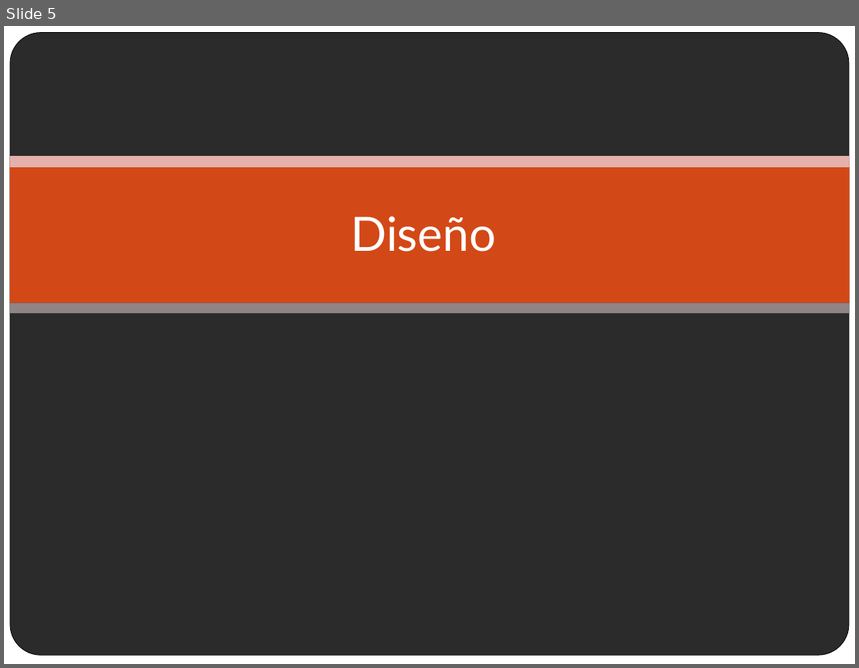
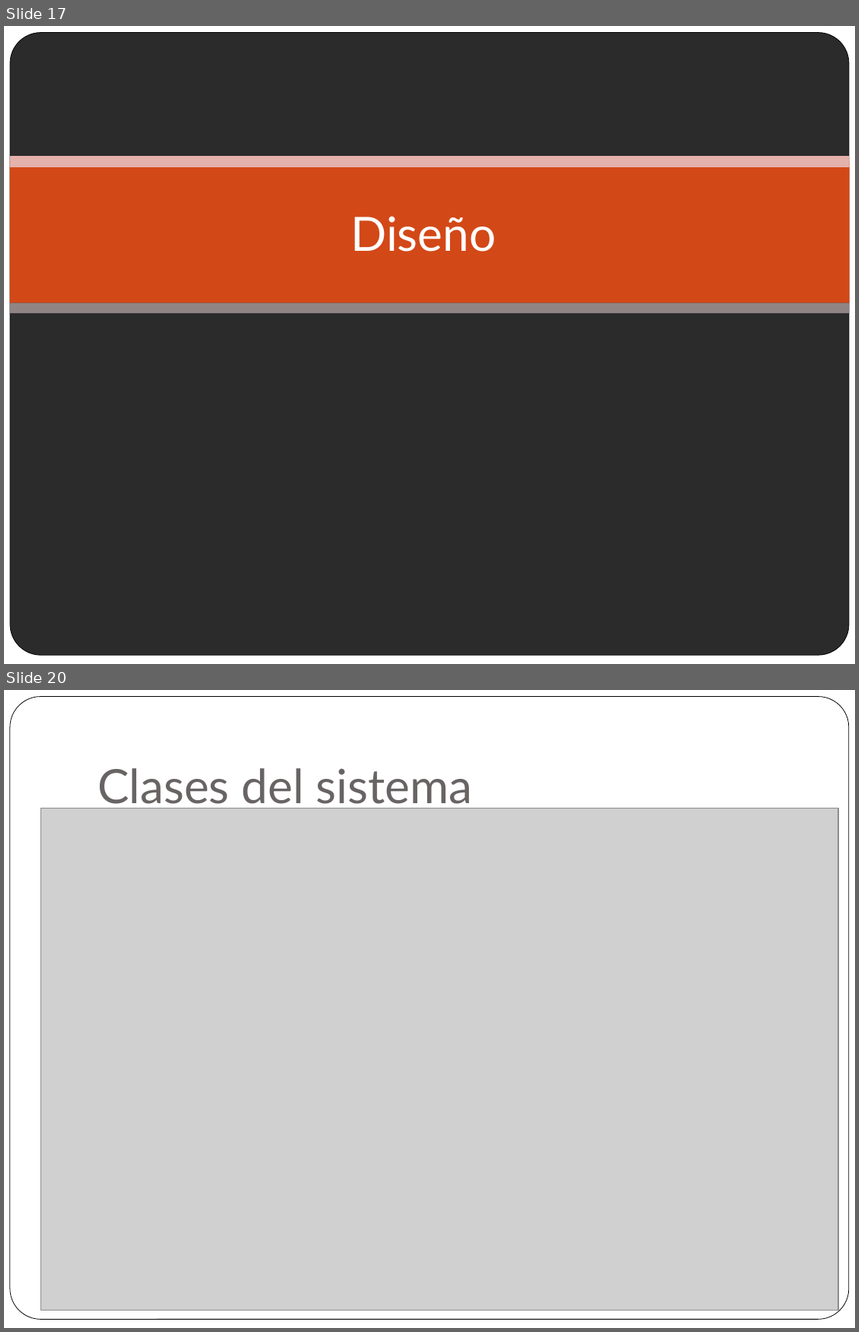
Before and after one commit to paredero/optimizadorga, a slide deck: docs/presentacion.pptx. Shown one above the other, each under a label of ours: slide 5 before the commit, slides 17 and 20 after it; the slides between them are not shown. The pictures are 859x668 and 859x1332 pixels, drawn with LibreOffice and Linux fonts; fonts in the diff are those of the drawing; grey boxes stand for pictures; background and template pictures are left out; a plain dark background stands for a picture behind light text. Boxes give left, top, right and bottom in pixels: in the first picture for what was removed or moved away, otherwise in the second. Text is boxed around its words. In the diff, an @@ line names an element or a change of style, - is before the commit and + after.

```diff
--- a/docs/presentacion.pptx
+++ b/docs/presentacion.pptx
@@ slide 20 added at [4,690,855,1328], background #FFFFFF; not listed: 1 template element that a slide beside it also shows @@
@@ title added at [97,768,473,813], 40 pt, text #696464 @@
+Clases del sistema
@@ picture added at [40,809,838,1312] @@
@@ what was slide 5 is now slide 17 @@
```
Also in this commit, not shown: 24 other slides added, 1 slide removed, 1 other file.
